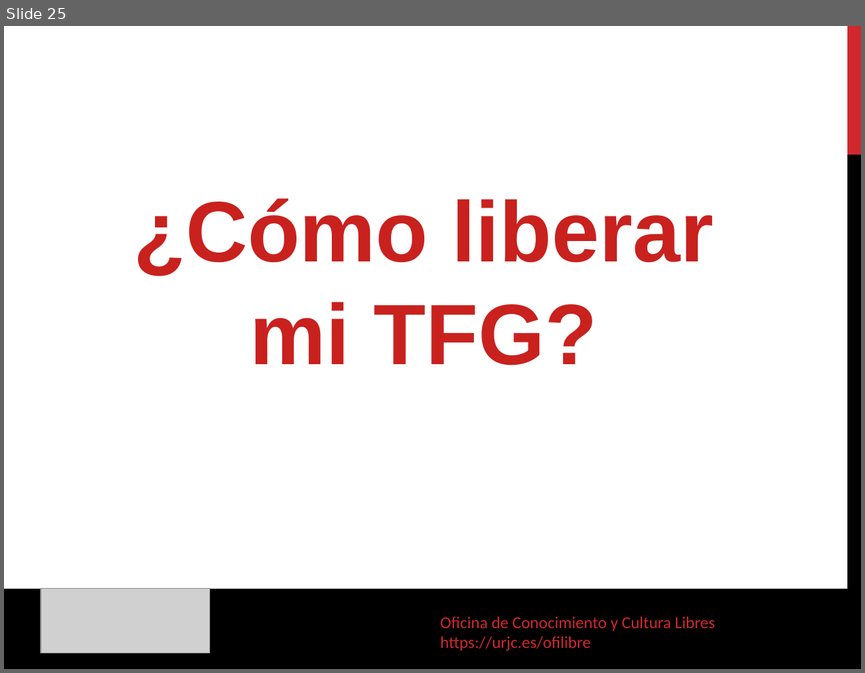
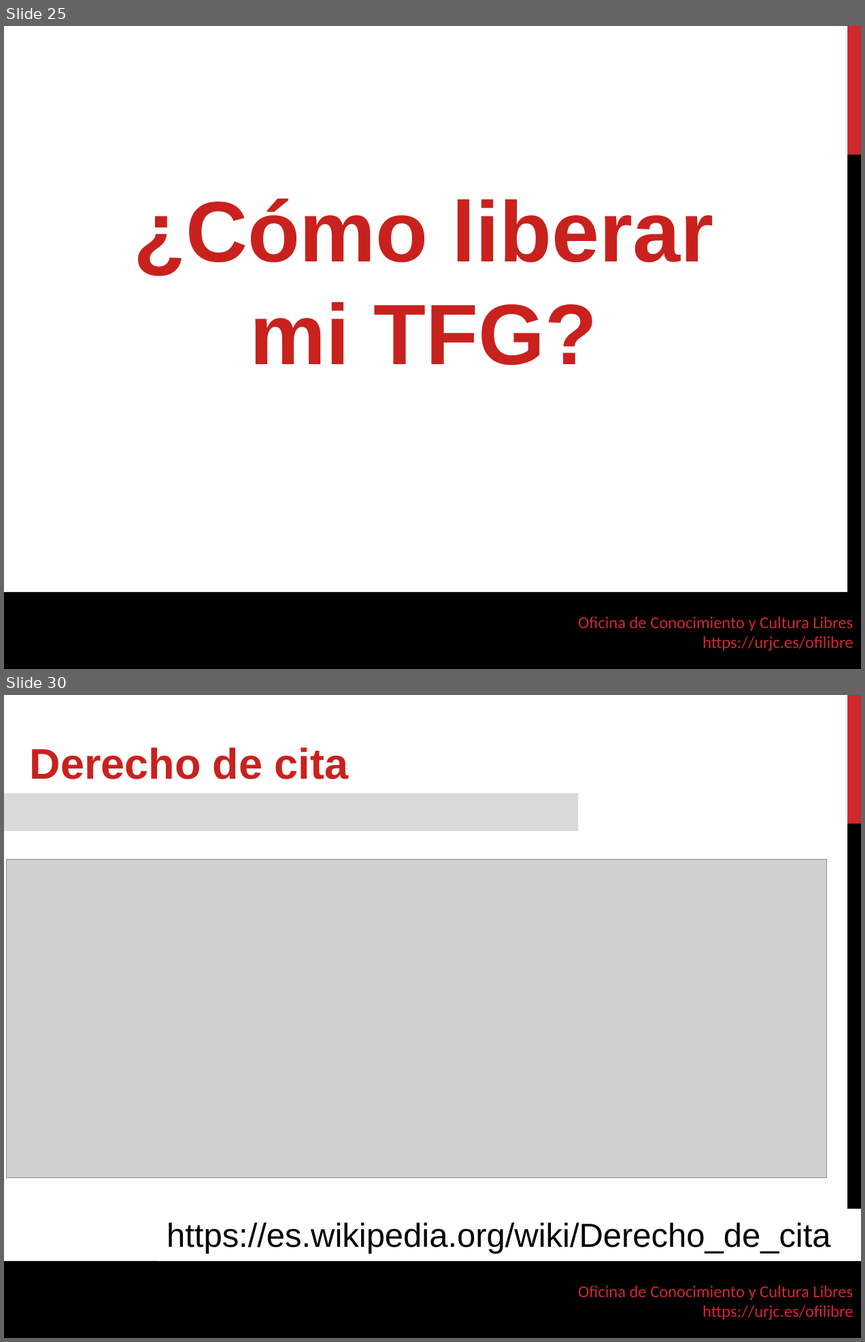
Before and after one commit to gabrielIzquierdo/OfiLibreGabri.github.io, a slide deck: static/transpas/tfgs-abiertos/TFGs_Abiertos.odp. Shown one above the other, each under a label of ours: slide 25 before the commit, slides 25 and 30 after it; the slides between them are not shown. The pictures are 865x673 and 865x1342 pixels, drawn with LibreOffice and Linux fonts; fonts in the diff are those of the drawing; grey boxes stand for pictures; background and template pictures are left out. Boxes give left, top, right and bottom in pixels: in the first picture for what was removed or moved away, otherwise in the second. Text is boxed around its words. In the diff, an @@ line names an element or a change of style, - is before the commit and + after.

```diff
--- a/static/transpas/tfgs-abiertos/TFGs_Abiertos.odp
+++ b/static/transpas/tfgs-abiertos/TFGs_Abiertos.odp
@@ slide 30 added at box(4, 695, 861, 1338), background #FFFFFF; not listed: 4 template elements that a slide beside it also shows @@
@@ text added at box(30, 747, 348, 779), 36 pt, text #C9211E, bold @@
+Derecho de cita
@@ rectangle added at box(4, 794, 578, 831), fill #D9D9D9 @@
@@ picture added at box(7, 860, 827, 1177) @@
@@ rectangle added at box(158, 1209, 861, 1261), fill #FFFFFF, outline #FFFFFF 0 pt, 28 pt, text #000000 @@
+https://es.wikipedia.org/wiki/Derecho_de_cita
@@ slide 25 changed as well @@
@@ freeform shape removed at box(4, 588, 861, 669) @@
@@ freeform shape added at box(4, 592, 861, 669), fill #000000 @@
@@ picture removed at box(41, 588, 209, 652) @@
@@ text removed at box(440, 616, 715, 650) @@
-Oficina de Conocimiento y Cultura Libres
-https://urjc.es/ofilibre
@@ text added at box(578, 616, 853, 650), 14 pt, text #D1282E @@
+Oficina de Conocimiento y Cultura Libres
+https://urjc.es/ofilibre
```
Also in this commit, not shown: 47 other slides changed, 6 other slides added, 2 slides removed, 1 other file.
